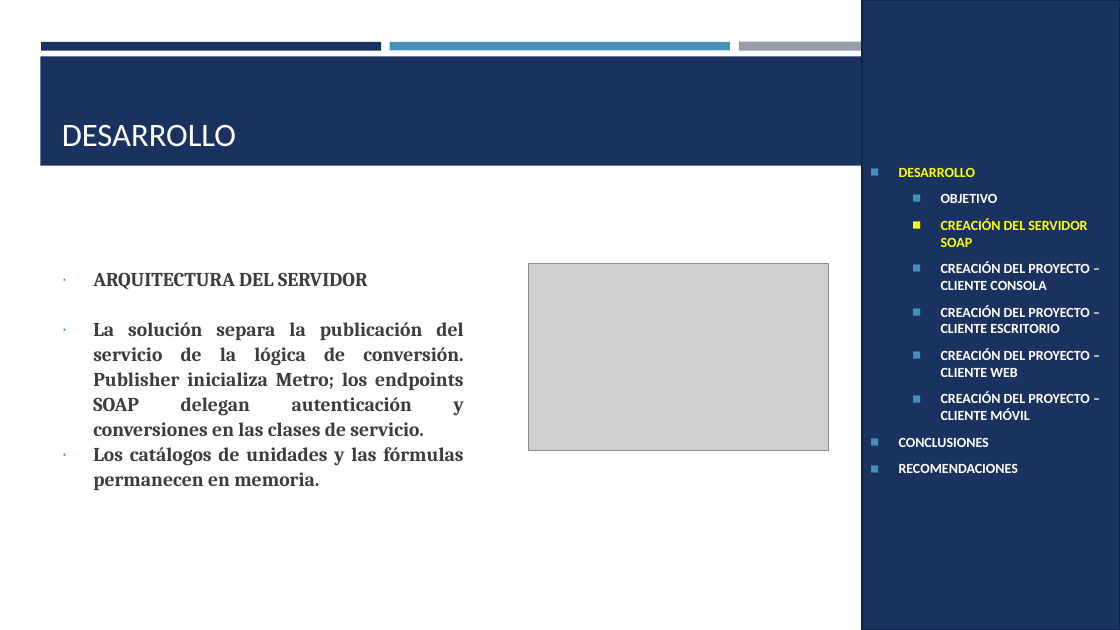
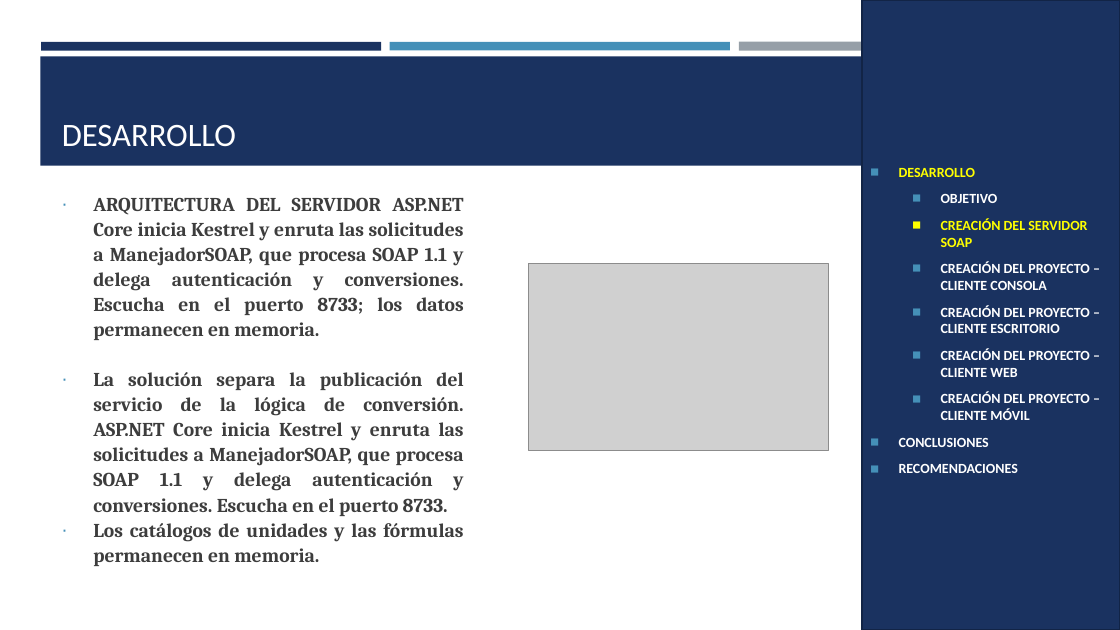
Before and after one commit to JulioViche/u1-sw-arch, a slide deck: slide 6 of TI.1.2. PAO202651_SOAP_DOTNET_SINBDD_NRC36884_GR09/05. DOCUMENTACION/CONVUNI_SOAP_DOTNET_GR09.pptx. Drawn at 1120x630 pixels with LibreOffice and Linux fonts; fonts in the diff are those of the drawing; grey boxes stand for pictures. Boxes give left, top, right and bottom in pixels: in the first picture for what was removed or moved away, otherwise in the second. Text is boxed around its words. In the diff, an @@ line names an element or a change of style, - is before the commit and + after.

Commit message:
docs(dotnet): corregir stack MAUI y servicios

```diff
--- a/TI.1.2. PAO202651_SOAP_DOTNET_SINBDD_NRC36884_GR09/05. DOCUMENTACION/CONVUNI_SOAP_DOTNET_GR09.pptx
+++ b/TI.1.2. PAO202651_SOAP_DOTNET_SINBDD_NRC36884_GR09/05. DOCUMENTACION/CONVUNI_SOAP_DOTNET_GR09.pptx
@@ text at [93, 197, 464, 516]: text changed @@
-∙ ARQUITECTURA DEL SERVIDOR
-∙ La solución separa la publicación del servicio de la lógica de conversión. Publisher inicializa Metro; los endpoints SOAP delegan autenticación y conversiones en las clases de servicio.
+∙ ARQUITECTURA DEL SERVIDOR ASP.NET Core inicia Kestrel y enruta las solicitudes a ManejadorSOAP, que procesa SOAP 1.1 y delega autenticación y conversiones. Escucha en el puerto 8733; los datos permanecen en memoria.
+∙ La solución separa la publicación del servicio de la lógica de conversión. ASP.NET Core inicia Kestrel y enruta las solicitudes a ManejadorSOAP, que procesa SOAP 1.1 y delega autenticación y conversiones. Escucha en el puerto 8733.
```
Also in this commit, not shown: 14 other slides changed, 18 other files.
